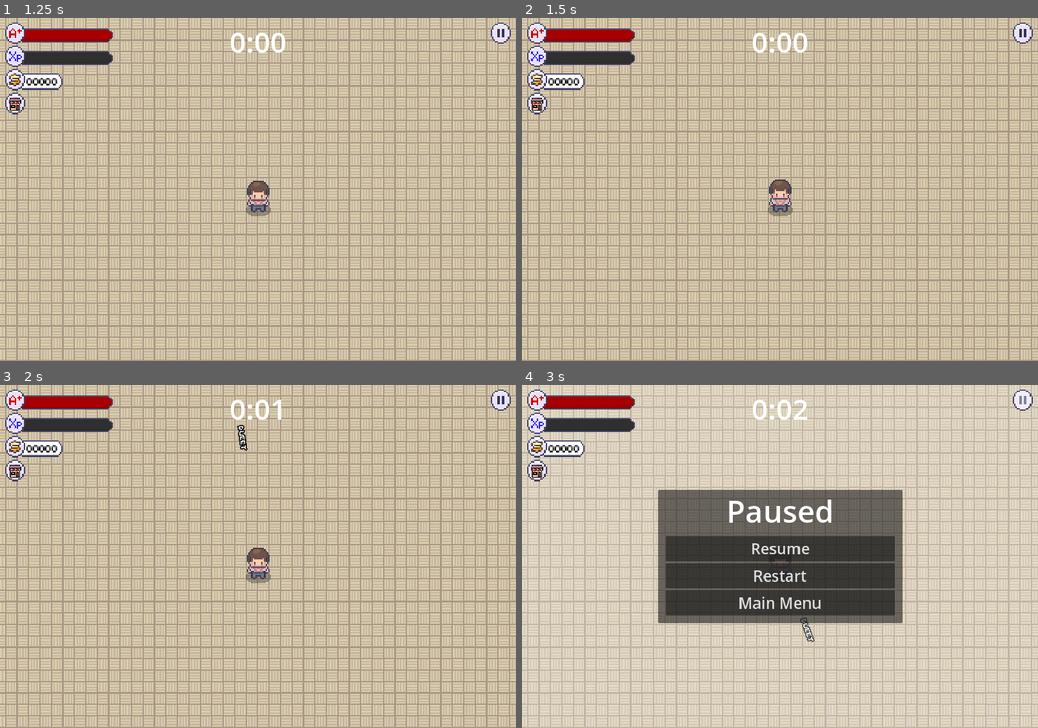
Above: before the commit, frames 1-4 (two rows, left to right).
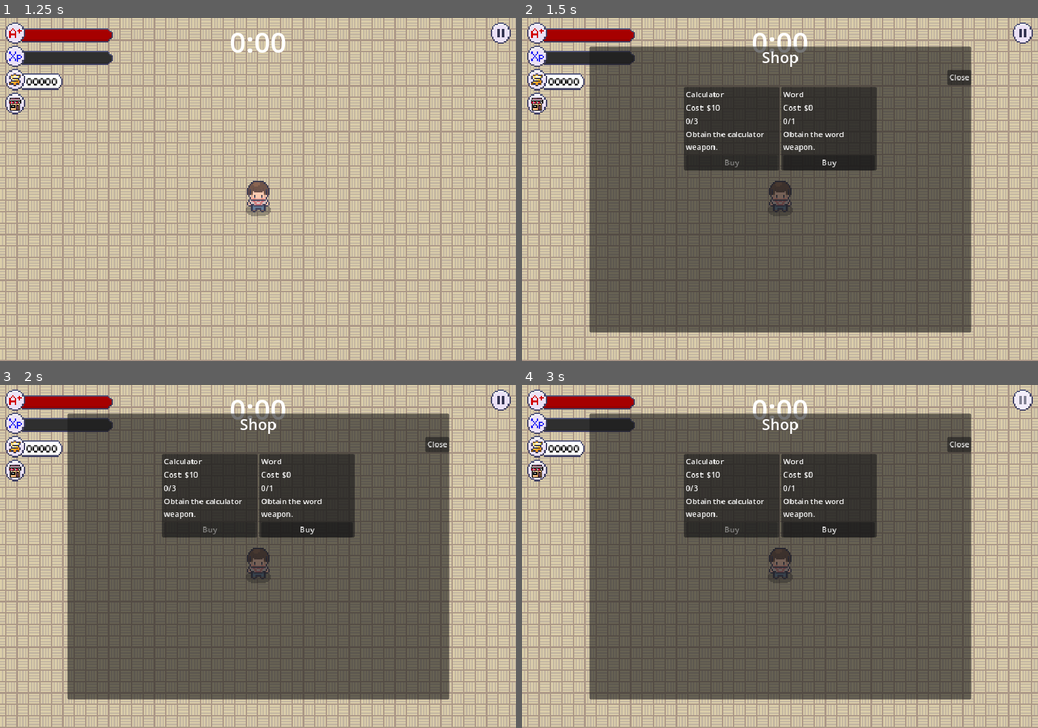
Above: after the commit, the same moments.

Repository: LimZiJia/SurviveTheSemester
Game: Godot game, scene res://scenes/ui/start_screen.tscn
Two runs of this game, one before a commit and one after it. Both use one fixed random seed, a clock stepped at 60 frames per second and the inputs below.
Inputs (mouse positions are in pixels of both pictures, inside the frame that each line leads up to):
- Up to frame 1 (1.25 s): click "Start" at 0.5 s
- Up to frame 2 (1.5 s): click (537, 103) at 1.25 s
- Up to frame 3 (2 s): no input
- Up to frame 4 (3 s): click (826, 529) at 2 s, where only the run after the commit has a clickable "Buy"; click (1022, 398) at 2.77 s

Frame 1 is identical in both runs. In frame 2, 62% of the frame differs, in the area x 13-88%, y 8-92%; in frame 3, 62%; in frame 4, 77%, in the area x 0-100%, y 0-100%.

Commit message:
Added basic shop logic

Diff:
--- a/resources/weapon_upgrades/calculator/calculator_weapon_upgrade_1.tres
+++ b/resources/weapon_upgrades/calculator/calculator_weapon_upgrade_1.tres
@@ -15,6 +15,7 @@
 
 [resource]
 script = ExtResource("1_apy5b")
+weapon_name = &"Calculator"
 description = "Obtain the calculator weapon.	"
 level = 1
 cost = 10
--- a/resources/weapon_upgrades/calculator/calculator_weapon_upgrade_2.tres
+++ b/resources/weapon_upgrades/calculator/calculator_weapon_upgrade_2.tres
@@ -15,6 +15,7 @@
 
 [resource]
 script = ExtResource("1_o6sxp")
+weapon_name = &"Calculator"
 description = "+5 damage
 +1 calculator"
 level = 2
--- a/resources/weapon_upgrades/calculator/calculator_weapon_upgrade_3.tres
+++ b/resources/weapon_upgrades/calculator/calculator_weapon_upgrade_3.tres
@@ -15,6 +15,7 @@
 
 [resource]
 script = ExtResource("1_blipl")
+weapon_name = &""
 description = "-0.5s cooldown
 +1 calculator"
 level = 3
--- a/resources/weapon_upgrades/calculator/calculator_weapon_upgrades.tres
+++ b/resources/weapon_upgrades/calculator/calculator_weapon_upgrades.tres
@@ -9,5 +9,5 @@
 [resource]
 script = ExtResource("1_75vw5")
 weapon_name = "Calculator"
-weapon_upgrades = Array[Resource("res://resources/weapon_upgrades/weapon_upgrade.gd")]([ExtResource("3_54o5r"), ExtResource("4_w0365"), ExtResource("5_bpmep")])
+upgrades = Array[Resource("res://resources/weapon_upgrades/weapon_upgrade.gd")]([ExtResource("3_54o5r"), ExtResource("4_w0365"), ExtResource("5_bpmep")])
 weapon_scene = ExtResource("2_tr0mp")
--- a/resources/weapon_upgrades/weapon_upgrade.gd
+++ b/resources/weapon_upgrades/weapon_upgrade.gd
@@ -1,6 +1,7 @@
 class_name WeaponUpgrade
 extends Resource
 
+@export var weapon_name: StringName
 @export_multiline var description: String
 @export var level: int
 @export var cost: int
--- a/resources/weapon_upgrades/weapon_upgrades.gd
+++ b/resources/weapon_upgrades/weapon_upgrades.gd
@@ -4,8 +4,8 @@
 # The name of the given weapon the upgrades are being defined for
 @export var weapon_name: StringName
 
-# The weapon_upgrades available.
-@export var weapon_upgrades: Array[WeaponUpgrade]
+# The upgrades available.
+@export var upgrades: Array[WeaponUpgrade]
 
 # The weapon controller scene to instance when a weapon is newly addded.
 @export var weapon_scene: PackedScene
--- a/resources/weapon_upgrades/word/word_weapon_upgrade_1.tres
+++ b/resources/weapon_upgrades/word/word_weapon_upgrade_1.tres
@@ -13,6 +13,7 @@
 
 [resource]
 script = ExtResource("1_5lgqr")
+weapon_name = &"Word"
 description = "Obtain the word weapon."
 level = 1
 cost = 0
--- a/resources/weapon_upgrades/word/word_weapon_upgrades.tres
+++ b/resources/weapon_upgrades/word/word_weapon_upgrades.tres
@@ -7,5 +7,5 @@
 [resource]
 script = ExtResource("1_aexae")
 weapon_name = &"Word"
-weapon_upgrades = Array[Resource("res://resources/weapon_upgrades/weapon_upgrade.gd")]([ExtResource("3_rhvhm")])
+upgrades = Array[Resource("res://resources/weapon_upgrades/weapon_upgrade.gd")]([ExtResource("3_rhvhm")])
 weapon_scene = ExtResource("2_5pldk")
--- a/scenes/game_object/player/player.tscn
+++ b/scenes/game_object/player/player.tscn
@@ -590,7 +590,7 @@
 texture = ExtResource("8_voa7p")
 hframes = 56
 vframes = 20
-frame = 74
+frame = 76
 
 [node name="CollisionShape2D" type="CollisionShape2D" parent="."]
 position = Vector2(0, 33.5)
--- a/scenes/manager/upgrade_manager.gd
+++ b/scenes/manager/upgrade_manager.gd
@@ -1,34 +1,42 @@
 extends Node
 
-@export var upgrade_pool: Array[WeaponUpgrades]
+# Dictionary of keys type StringName representing the weapon name,
+# and values type WeaponUpgrades representing the weapon upgrades.
+@export var upgrade_pool: Dictionary
 @export var shop_button: TextureButton
-@export var upgrade_scene: PackedScene
-@export var initial_upgrades: Array[WeaponUpgrade]
+@export var shop_scene: PackedScene
 
 var current_upgrades = {}
 
 func _ready() -> void:
+	if shop_button == null:
+		return
 	shop_button.pressed.connect(on_shop_button_pressed)
 
 
 func on_shop_button_pressed() -> void:
-	var upgrade_scene_instance = upgrade_scene.instantiate()
-	get_parent().add_child(upgrade_scene_instance)
-	upgrade_scene_instance.set_upgrades(upgrade_pool, current_upgrades)
-	upgrade_scene_instance.upgrade_selected.connect(on_upgrade_selected)
+	var shop_instance = shop_scene.instantiate()
+	get_parent().add_child(shop_instance)
+	shop_instance.set_upgrades(upgrade_pool, current_upgrades)
+	shop_instance.upgrade_selected.connect(on_upgrade_selected)
 
 
-func on_upgrade_selected(weapon_upgrades: WeaponUpgrades, level: int) -> void:
-	apply_upgrade(weapon_upgrades, level)
+func on_upgrade_selected(weapon_upgrade: WeaponUpgrade) -> void:
+	apply_upgrade(weapon_upgrade)
 
 
-func apply_upgrade(weapon_upgrades: WeaponUpgrades, level: int) -> void:
-	var has_upgrade = current_upgrades.has(weapon_upgrades.weapon_name)
+func apply_upgrade(weapon_upgrade: WeaponUpgrade) -> void:
+	var has_upgrade = current_upgrades.has(weapon_upgrade.weapon_name)
 	if not has_upgrade:
-		current_upgrades[weapon_upgrades.weapon_name] = {
-			"weapon_upgrades": weapon_upgrades
-		}
-	current_upgrades[weapon_upgrades.weapon_name]["level"] = level
+		current_upgrades[weapon_upgrade.weapon_name] = {}
+	current_upgrades[weapon_upgrade.weapon_name]["level"] = weapon_upgrade.level
 
-	# Emit money spent
+	print(current_upgrades)
+
+	GameEvents.emit_money_spent(weapon_upgrade.cost)
+
+	if weapon_upgrade.level == 1:
+		var weapon_upgrades := upgrade_pool[weapon_upgrade.weapon_name] as WeaponUpgrades
+		# Emit weapon added
+
 	# Emit upgrade added
--- a/scenes/manager/upgrade_manager.tscn
+++ b/scenes/manager/upgrade_manager.tscn
@@ -1,7 +1,14 @@
-[gd_scene load_steps=2 format=3 uid="uid://dwyma7mb01o0"]
+[gd_scene load_steps=5 format=3 uid="uid://dwyma7mb01o0"]
 
 [ext_resource type="Script" path="res://scenes/manager/upgrade_manager.gd" id="1_ftk8e"]
+[ext_resource type="Resource" uid="uid://bsfjjxi0jvwtj" path="res://resources/weapon_upgrades/word/word_weapon_upgrades.tres" id="2_x06s2"]
+[ext_resource type="PackedScene" uid="uid://ocl5j5ch8y0d" path="res://scenes/ui/shop_screen.tscn" id="3_7u1xt"]
+[ext_resource type="Resource" uid="uid://b3rbq4drt5mct" path="res://resources/weapon_upgrades/calculator/calculator_weapon_upgrades.tres" id="3_wifbp"]
 
 [node name="UpgradeManager" type="Node"]
 script = ExtResource("1_ftk8e")
-initial_upgrades = Array[Resource("res://resources/weapon_upgrades/weapon_upgrade.gd")]([null])
+upgrade_pool = {
+"Calculator": ExtResource("3_wifbp"),
+"Word": ExtResource("2_x06s2")
+}
+shop_scene = ExtResource("3_7u1xt")
--- /dev/null
+++ b/scenes/ui/shop_screen.gd
@@ -0,0 +1,31 @@
+extends CanvasLayer
+
+signal upgrade_selected(weapon_upgrade: WeaponUpgrade)
+
+@export var weapon_upgrade_card_scene: PackedScene
+
+@onready var close_button := %CloseButton as Button
+@onready var weapon_upgrade_container := %WeaponUpgradeContainer as GridContainer
+
+
+func _ready():
+	get_tree().paused = true
+
+	close_button.pressed.connect(on_close_button_pressed)
+
+
+func on_close_button_pressed() -> void:
+	get_tree().paused = false
+	queue_free()
+
+
+func on_upgrade_selected(weapon_upgrade) -> void:
+	upgrade_selected.emit(weapon_upgrade)
+
+
+func set_upgrades(upgrade_pool: Dictionary, current_upgrades: Dictionary) -> void:
+	for weapon_upgrades in upgrade_pool.values():
+		var weapon_upgrade_card_instance = weapon_upgrade_card_scene.instantiate()
+		weapon_upgrade_container.add_child(weapon_upgrade_card_instance)
+		weapon_upgrade_card_instance.set_upgrade(weapon_upgrades, current_upgrades)
+		weapon_upgrade_card_instance.selected.connect(on_upgrade_selected)
--- /dev/null
+++ b/scenes/ui/shop_screen.tscn
@@ -0,0 +1,51 @@
+[gd_scene load_steps=3 format=3 uid="uid://ocl5j5ch8y0d"]
+
+[ext_resource type="Script" path="res://scenes/ui/shop_screen.gd" id="1_8ra1r"]
+[ext_resource type="PackedScene" uid="uid://bigl4dlwbmumy" path="res://scenes/ui/weapon_upgrade_card.tscn" id="2_py14p"]
+
+[node name="ShopScreen" type="CanvasLayer"]
+process_mode = 3
+script = ExtResource("1_8ra1r")
+weapon_upgrade_card_scene = ExtResource("2_py14p")
+
+[node name="PanelContainer" type="PanelContainer" parent="."]
+custom_minimum_size = Vector2(800, 600)
+anchors_preset = 8
+anchor_left = 0.5
+anchor_top = 0.5
+anchor_right = 0.5
+anchor_bottom = 0.5
+offset_left = -300.0
+offset_top = -200.0
+offset_right = 300.0
+offset_bottom = 200.0
+grow_horizontal = 2
+grow_vertical = 2
+mouse_filter = 2
+
+[node name="VBoxContainer" type="VBoxContainer" parent="PanelContainer"]
+layout_mode = 2
+mouse_filter = 2
+
+[node name="Label" type="Label" parent="PanelContainer/VBoxContainer"]
+layout_mode = 2
+theme_override_font_sizes/font_size = 32
+text = "Shop"
+horizontal_alignment = 1
+vertical_alignment = 1
+
+[node name="CloseButton" type="Button" parent="PanelContainer/VBoxContainer"]
+unique_name_in_owner = true
+layout_mode = 2
+size_flags_horizontal = 8
+size_flags_vertical = 0
+text = "Close"
+
+[node name="CenterContainer" type="CenterContainer" parent="PanelContainer/VBoxContainer"]
+layout_mode = 2
+
+[node name="WeaponUpgradeContainer" type="GridContainer" parent="PanelContainer/VBoxContainer/CenterContainer"]
+unique_name_in_owner = true
+layout_mode = 2
+mouse_filter = 2
+columns = 3
--- /dev/null
+++ b/scenes/ui/weapon_upgrade_card.gd
@@ -0,0 +1,51 @@
+extends PanelContainer
+
+signal selected(weapon_upgrade: WeaponUpgrade)
+
+var weapon_upgrades: WeaponUpgrades
+var cur_level: int = 0
+
+@onready var name_label := %NameLabel as Label
+@onready var cost_label := %CostLabel as Label
+@onready var quantity_label := %QuantityLabel as Label
+@onready var description_label := %DescriptionLabel as Label
+@onready var buy_button := %BuyButton as Button
+
+
+func _ready():
+	buy_button.pressed.connect(on_buy_button_pressed)
+
+
+func on_buy_button_pressed() -> void:
+	var next_upgrade := weapon_upgrades.upgrades[cur_level] as WeaponUpgrade
+	cur_level += 1
+	selected.emit(next_upgrade)
+
+
+func on_upgrade_added() -> void:
+	update_card()
+
+
+func set_upgrade(upgrades: WeaponUpgrades, current_upgrades: Dictionary) -> void:
+	weapon_upgrades = upgrades
+	var has_upgrade = current_upgrades.has(weapon_upgrades.weapon_name)
+	if has_upgrade:
+		cur_level = current_upgrades[weapon_upgrades.weapon_name]["level"]
+
+	name_label.text = weapon_upgrades.weapon_name
+	update_card()
+
+
+func update_card() -> void:
+	# If an upgrade exists
+	if cur_level < weapon_upgrades.upgrades.size():
+		var next_upgrade := weapon_upgrades.upgrades[cur_level] as WeaponUpgrade
+		description_label.text = next_upgrade.description
+		cost_label.text = "Cost: $%d" % next_upgrade.cost
+		buy_button.disabled = not MoneyManager.has_money(next_upgrade.cost)
+	else:
+		description_label.text = "You have maxed this weapon!"
+		cost_label.text = "Cost: NIL"
+		buy_button.disabled = true
+
+	quantity_label.text = "%d/%d" % [cur_level, weapon_upgrades.upgrades.size()]
--- /dev/null
+++ b/scenes/ui/weapon_upgrade_card.tscn
@@ -0,0 +1,44 @@
+[gd_scene load_steps=2 format=3 uid="uid://bigl4dlwbmumy"]
+
+[ext_resource type="Script" path="res://scenes/ui/weapon_upgrade_card.gd" id="1_ug053"]
+
+[node name="WeaponUpgradeCard" type="PanelContainer"]
+custom_minimum_size = Vector2(200, 150)
+offset_right = 40.0
+offset_bottom = 40.0
+script = ExtResource("1_ug053")
+
+[node name="MarginContainer" type="MarginContainer" parent="."]
+layout_mode = 2
+theme_override_constants/margin_left = 4
+theme_override_constants/margin_top = 4
+theme_override_constants/margin_right = 4
+
+[node name="VBoxContainer" type="VBoxContainer" parent="MarginContainer"]
+layout_mode = 2
+
+[node name="NameLabel" type="Label" parent="MarginContainer/VBoxContainer"]
+unique_name_in_owner = true
+layout_mode = 2
+text = "Name"
+
+[node name="CostLabel" type="Label" parent="MarginContainer/VBoxContainer"]
+unique_name_in_owner = true
+layout_mode = 2
+text = "Cost"
+
+[node name="QuantityLabel" type="Label" parent="MarginContainer/VBoxContainer"]
+unique_name_in_owner = true
+layout_mode = 2
+text = "Quantity / Max Quantity"
+
+[node name="DescriptionLabel" type="Label" parent="MarginContainer/VBoxContainer"]
+unique_name_in_owner = true
+layout_mode = 2
+text = "Description"
+autowrap_mode = 2
+
+[node name="BuyButton" type="Button" parent="MarginContainer/VBoxContainer"]
+unique_name_in_owner = true
+layout_mode = 2
+text = "Buy"
--- a/scenes/world/world.tscn
+++ b/scenes/world/world.tscn
@@ -22,6 +22,7 @@
 [ext_resource type="Texture2D" uid="uid://dtefd4ycouse3" path="res://assets/pause_pressed.png" id="12_1oxyp"]
 [ext_resource type="Script" path="res://scenes/ui/pause_button.gd" id="13_nehmb"]
 [ext_resource type="Texture2D" uid="uid://pasvpdslkax1" path="res://assets/pause_hover.png" id="13_rrmfn"]
+[ext_resource type="PackedScene" uid="uid://dwyma7mb01o0" path="res://scenes/manager/upgrade_manager.tscn" id="23_8h5qs"]
 
 [node name="World" type="Node"]
 script = ExtResource("1_icddk")
@@ -74,6 +75,9 @@
 [node name="BuffManager" parent="." node_paths=PackedStringArray("experience_manager") instance=ExtResource("8_vp6pe")]
 experience_manager = NodePath("../ExperienceManager")
 
+[node name="UpgradeManager" parent="." node_paths=PackedStringArray("shop_button") instance=ExtResource("23_8h5qs")]
+shop_button = NodePath("../StatusBars/ShopButton")
+
 [node name="ExperienceManager" parent="." instance=ExtResource("8_tmpyg")]
 
 [node name="WaveManager" parent="." node_paths=PackedStringArray("time_manager") instance=ExtResource("3_mnirc")]
Not shown: 1 places in scenes/world/world.tscn that only renumber resources
